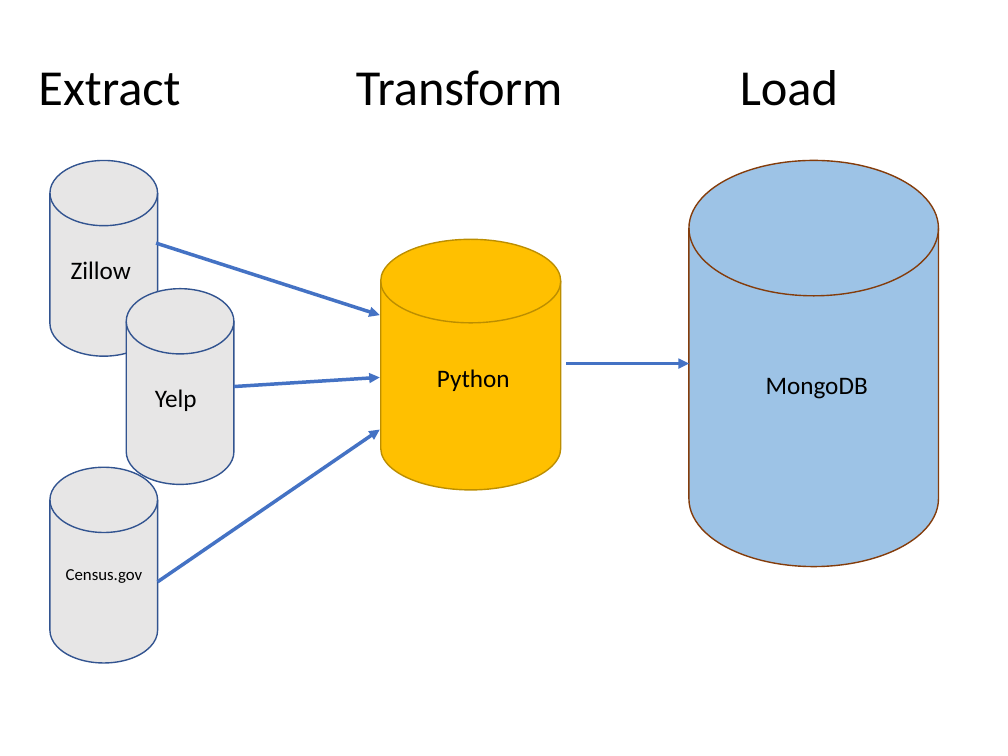
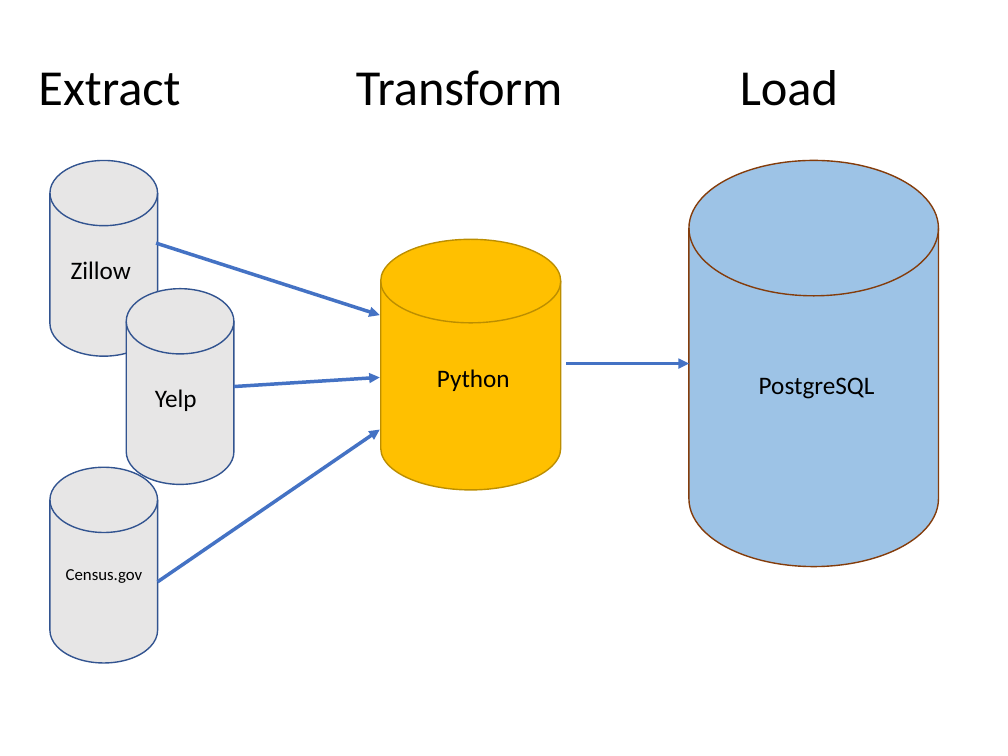
Before and after one commit to abrahambenaim/ETL-Project, a slide deck: slide 6 of ETL Project - CHAMPS.pptx. Drawn at 1008x756 pixels with LibreOffice and Linux fonts; fonts in the diff are those of the drawing. Boxes give left, top, right and bottom in pixels: in the first picture for what was removed or moved away, otherwise in the second. Text is boxed around its words. In the diff, an @@ line names an element or a change of style, - is before the commit and + after.

```diff
--- a/ETL Project - CHAMPS.pptx
+++ b/ETL Project - CHAMPS.pptx
@@ text at bbox=[759, 377, 875, 399]: text changed @@
-MongoDB
+PostgreSQL
```
Also in this commit, not shown: 3 other slides changed.
